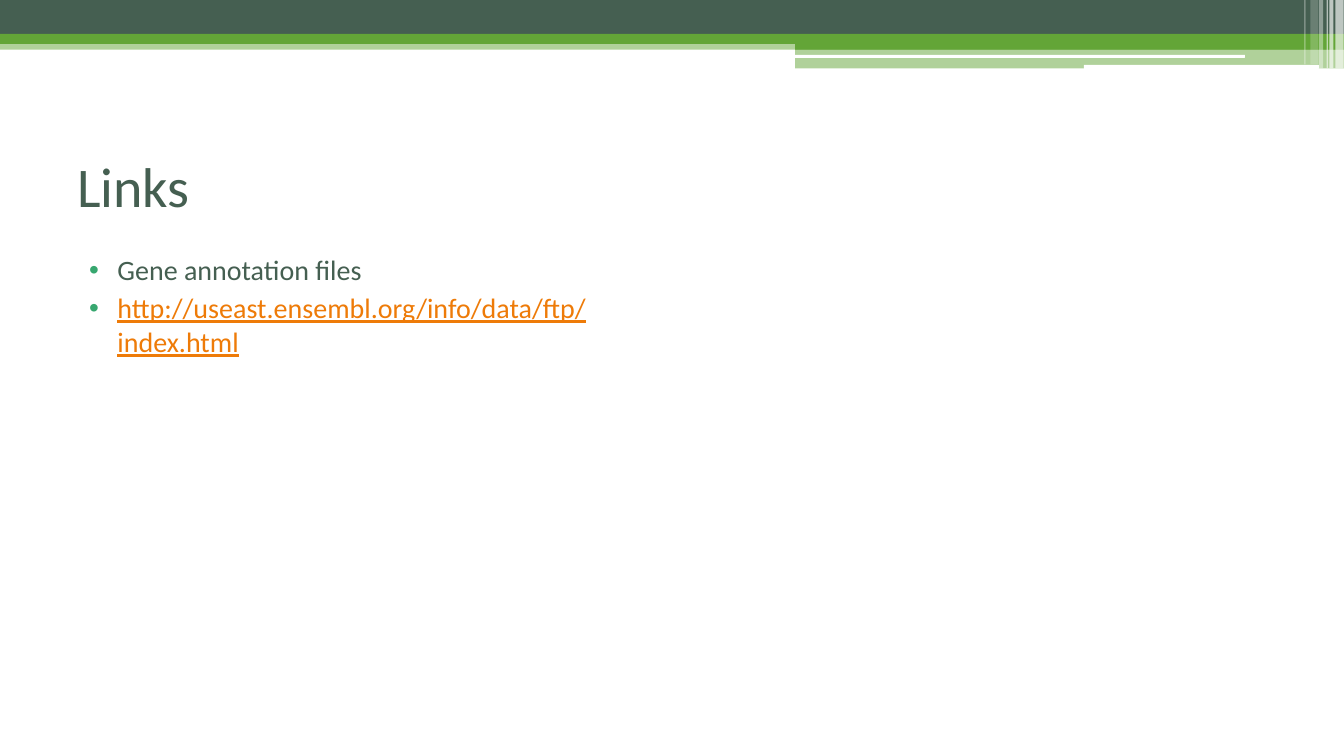
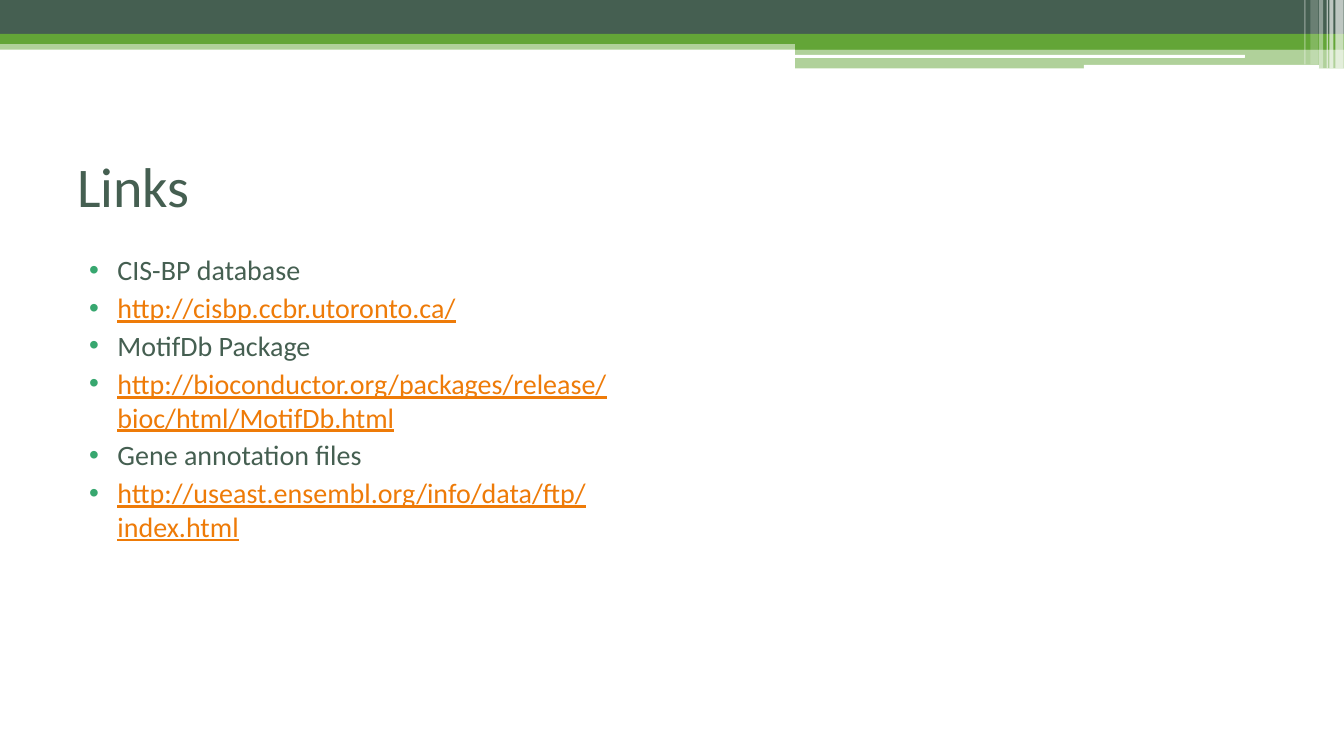
Before and after one commit to Danko-Lab/rtfbs_db, a slide deck: slide 30 of rtfbsdb-tutorial.pptx (slide 25 before the commit). Drawn at 1344x756 pixels with LibreOffice and Linux fonts; fonts in the diff are those of the drawing. Boxes give left, top, right and bottom in pixels: in the first picture for what was removed or moved away, otherwise in the second. Text is boxed around its words. In the diff, an @@ line names an element or a change of style, - is before the commit and + after.

```diff
--- a/rtfbsdb-tutorial.pptx
+++ b/rtfbsdb-tutorial.pptx
@@ text at <box>117,260,606,432</box>: paragraphs added @@
+• CIS-BP database
+• http://cisbp.ccbr.utoronto.ca/
+• MotifDb Package
+• http://bioconductor.org/packages/release/bioc/html/MotifDb.html
```
Also in this commit, not shown: 7 other slides changed, 5 slides added, 16 other files.
